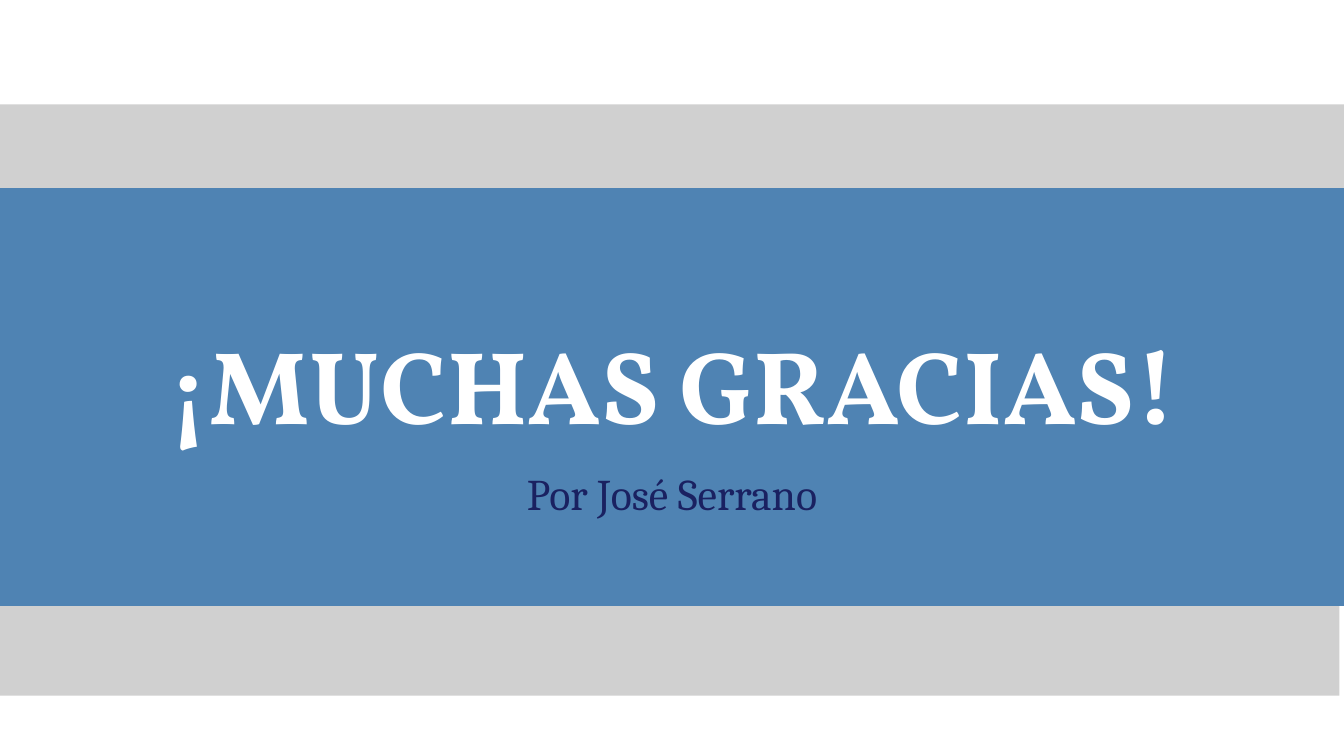
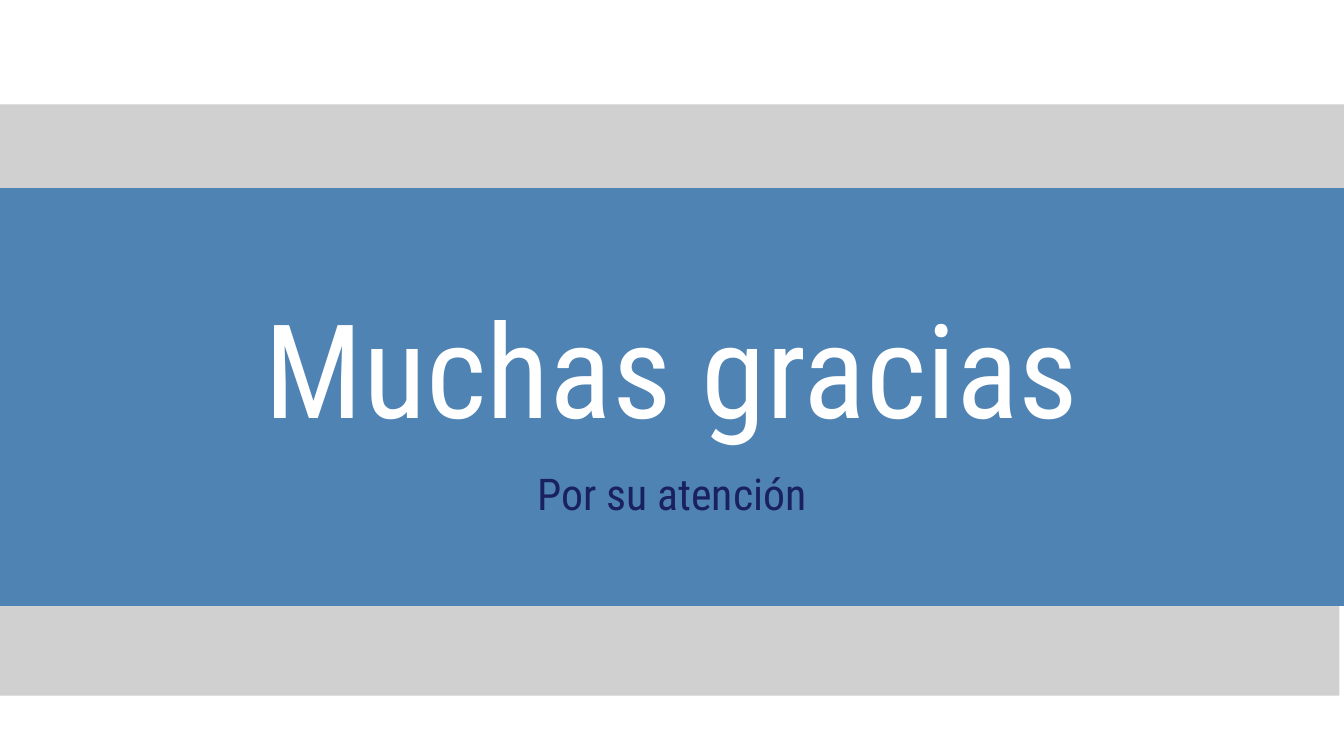
Before and after one commit to davidsolero/TFG-Coppelia-Reinforcement-Learning, a slide deck: slide 18 of redaccion/defensa/Presentación Trabajo Final Tesis Profesional Moderna Sencilla Azul .pptx (slide 14 before the commit). Drawn at 1344x756 pixels with LibreOffice and Linux fonts; fonts in the diff are those of the drawing; grey boxes stand for pictures. Boxes give left, top, right and bottom in pixels: in the first picture for what was removed or moved away, otherwise in the second. Text is boxed around its words. In the diff, an @@ line names an element or a change of style, - is before the commit and + after.

```diff
--- a/redaccion/defensa/Presentación Trabajo Final Tesis Profesional Moderna Sencilla Azul .pptx
+++ b/redaccion/defensa/Presentación Trabajo Final Tesis Profesional Moderna Sencilla Azul .pptx
@@ freeform shape at <box>0,188,1344,606</box>: outline redrawn @@
@@ text at <box>265,320,1079,446</box>: text changed; size 110.9 to 140 pt; font Vollkorn to Roboto Condensed; bold off @@
-¡MUCHAS GRACIAS!
+Muchas gracias
@@ text at <box>537,477,807,511</box>: text changed; font Cambria to Roboto Condensed @@
-Por José Serrano
+Por su atención
```
Also in this commit, not shown: 6 other slides changed, 12 slides added, 8 slides removed.
